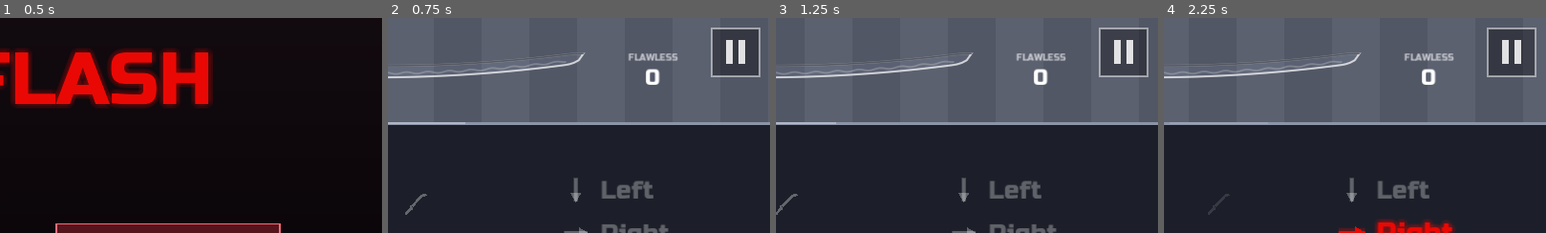
Above: before the commit, frames 1-4 (left to right).
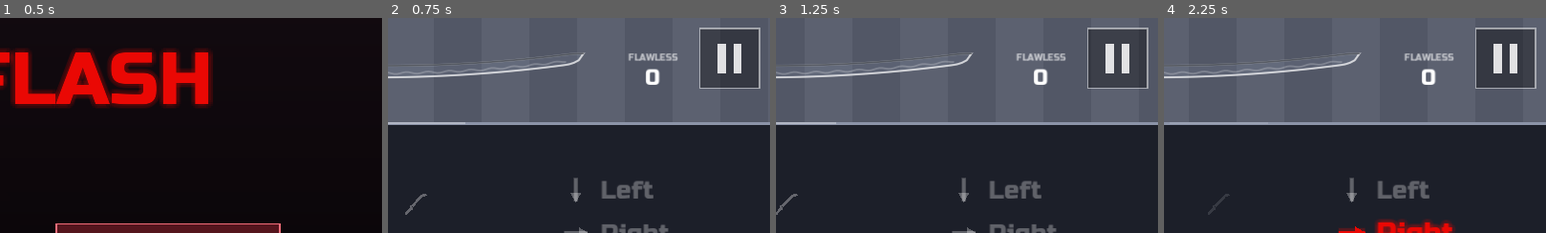
Above: after the commit, the same moments.

Repository: fredsbreads/game-off
Game: Godot game, scene res://scenes/main.tscn
The game is run twice, just before and just after one commit, with the same random seed, the same clock (stepped at 60 frames per second) and the same inputs. Sound files missing from this copy of the repository are replaced by a short silence.
Inputs (mouse positions are % of the whole screen's width and height, from its top left):
- Up to frame 1 (0.5 s): no input
- Up to frame 2 (0.75 s): tap Enter at 0.5 s; move the mouse to (72, 45) at 0.52 s; hold Right from 0.53 s (still down); hold J (tp_vertical) from 0.53 s (still down); click (72, 45) at 0.67 s
- Up to frame 3 (1.25 s): keep holding Right; keep holding J (tp_vertical); tap Space at 0.77 s
- Up to frame 4 (2.25 s): move the mouse to (30, 55) at 1.27 s; release Right at 1.28 s; release J (tp_vertical) at 1.28 s; hold Down 1.28-2.03 s; tap Shift at 1.35 s; tap Space at 1.52 s; move the mouse to (60, 28) at 2.02 s; hold Right from 2.03 s (still down); tap Enter at 2.1 s
The pictures show only the part of the screen within x 50-100%, y 0-50%; the shares and areas given below are measured in that part.

Frame 1 is identical in both runs. In frame 2, 2.6% of the frame differs, in the area x 81-98%, y 4-33%; in frame 3, 2.6%; in frame 4, 2.6%.

Commit message:
Bigger pause button (80, was 64)

Diff:
--- a/scripts/hud.gd
+++ b/scripts/hud.gd
@@ -111,7 +111,7 @@
 var tutorial_on_floor := true   # (main.gd: she's on the floor: Tap Left goes up)
 const TUT_FIZZLE_TIME := 0.8
 
-const PAUSE_BUTTON_SIZE := 64.0
+const PAUSE_BUTTON_SIZE := 80.0
 const PAUSE_BUTTON_MARGIN := 14.0
 
 
